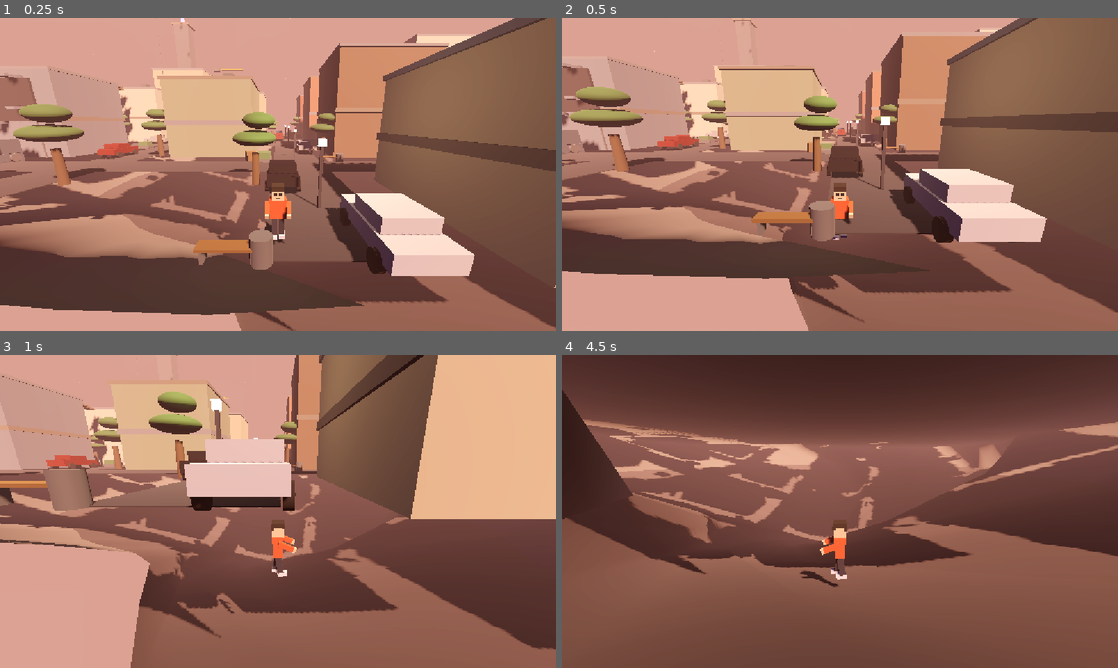
Above: before the commit, frames 1-4 (two rows, left to right).
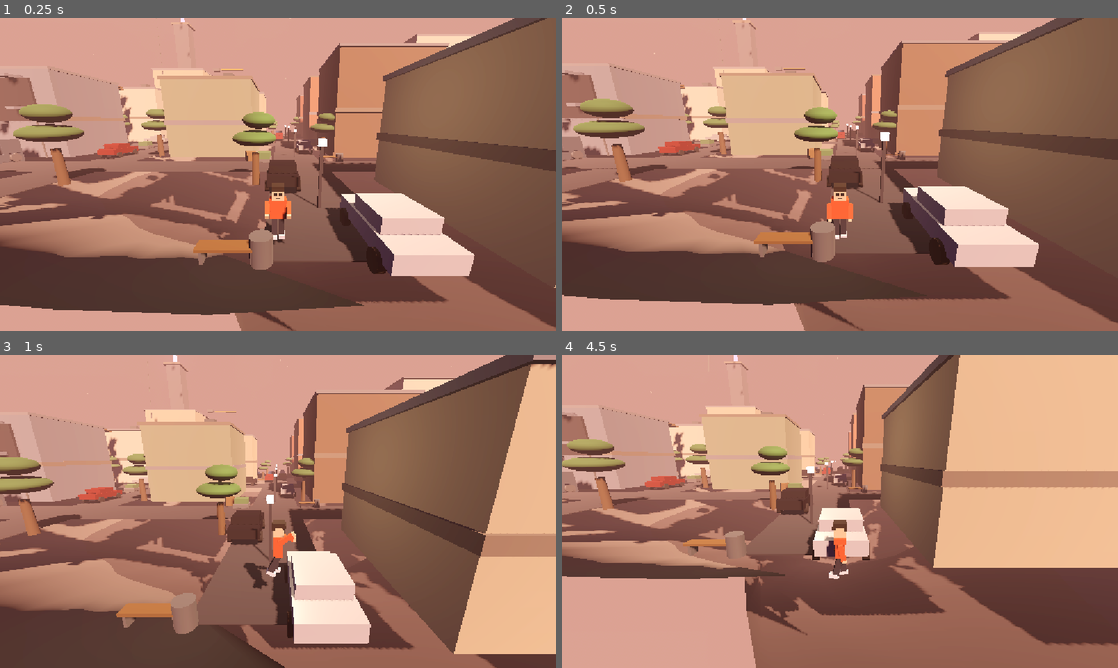
Above: after the commit, the same moments.

Repository: hasanhug/The---Falling---City
Game: Godot game, scene res://main.tscn
Two runs of this game, one before a commit and one after it. Both use one fixed random seed, a clock stepped at 60 frames per second and the inputs below.
Inputs (mouse positions are in pixels of both pictures, inside the frame that each line leads up to):
- Up to frame 1 (0.25 s): no input
- Up to frame 2 (0.5 s): no input
- Up to frame 3 (1 s): move the mouse to (400, 495) at 0.52 s; hold D (move_right) from 0.53 s (still down); hold Shift (sprint) from 0.53 s (still down); click (400, 495) at 0.67 s; tap Space (jump) at 0.77 s
- Up to frame 4 (4.5 s): move the mouse to (728, 527) at 1.27 s; release D (move_right) at 1.28 s; release Shift (sprint) at 1.28 s; hold S (move_back) 1.28-2.03 s; tap Mouse wheel up (zoom_in) at 1.35, 3.6 s; tap Space (jump) at 1.52, 3.02, 3.77 s; move the mouse to (895, 442) at 2.02 s; hold D (move_right) 2.03-2.78 s; tap Mouse wheel down (zoom_out) at 2.1, 4.35 s; move the mouse to (812, 574) at 2.77 s; hold W (move_forward) 2.78-3.53 s; tap Shift (sprint) at 2.85 s; click (812, 574) at 2.92 s; move the mouse to (1006, 558) at 3.52 s; hold A (move_left) from 3.53 s (still down); move the mouse to (673, 464) at 4.27 s

Frame 1 is identical in both runs. In frame 2, 32% of the frame differs, in the area x 0-100%, y 0-100%; in frame 3, 67%; in frame 4, 92%.

Commit message:
Fixed a bug

Diff:
--- a/island.gd
+++ b/island.gd
@@ -56,6 +56,8 @@
 	var collision := CollisionShape3D.new()
 	var shape := ConcavePolygonShape3D.new()
 	shape.set_faces(_faces)
+	# Solid from both sides, so the floor can never be phased through.
+	shape.backface_collision = true
 	collision.shape = shape
 	add_child(collision)
 
@@ -143,7 +145,11 @@
 
 
 ## Adds one triangle to the mesh and remembers it for the collision shape.
+## Zero-area (degenerate) triangles are skipped: they render as nothing and
+## can upset the physics engine's shape building.
 func _add_triangle(tool: SurfaceTool, a: Vector3, b: Vector3, c: Vector3) -> void:
+	if (b - a).cross(c - a).length_squared() < 0.000001:
+		return
 	tool.add_vertex(a)
 	tool.add_vertex(b)
 	tool.add_vertex(c)
Not shown, added: island.gd.uid
